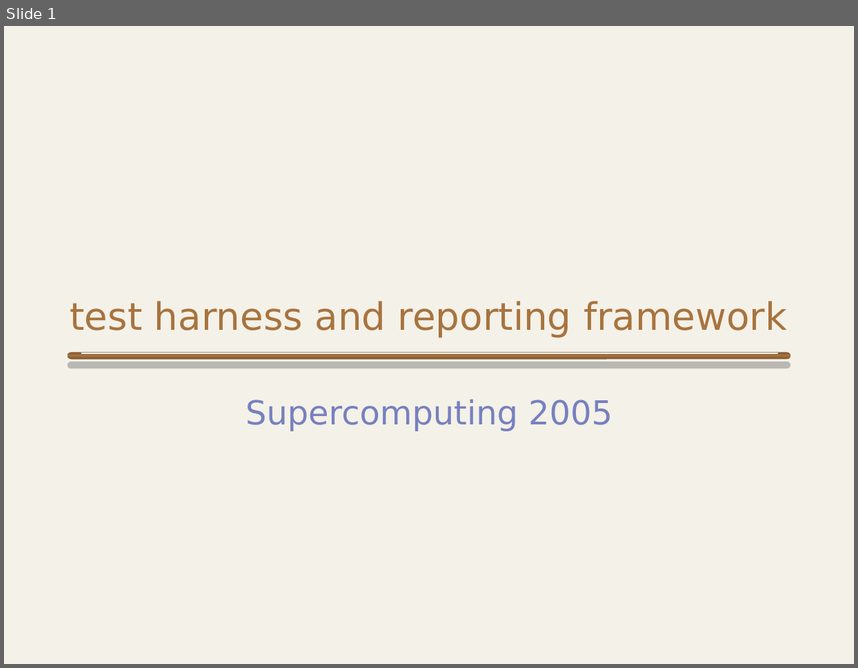
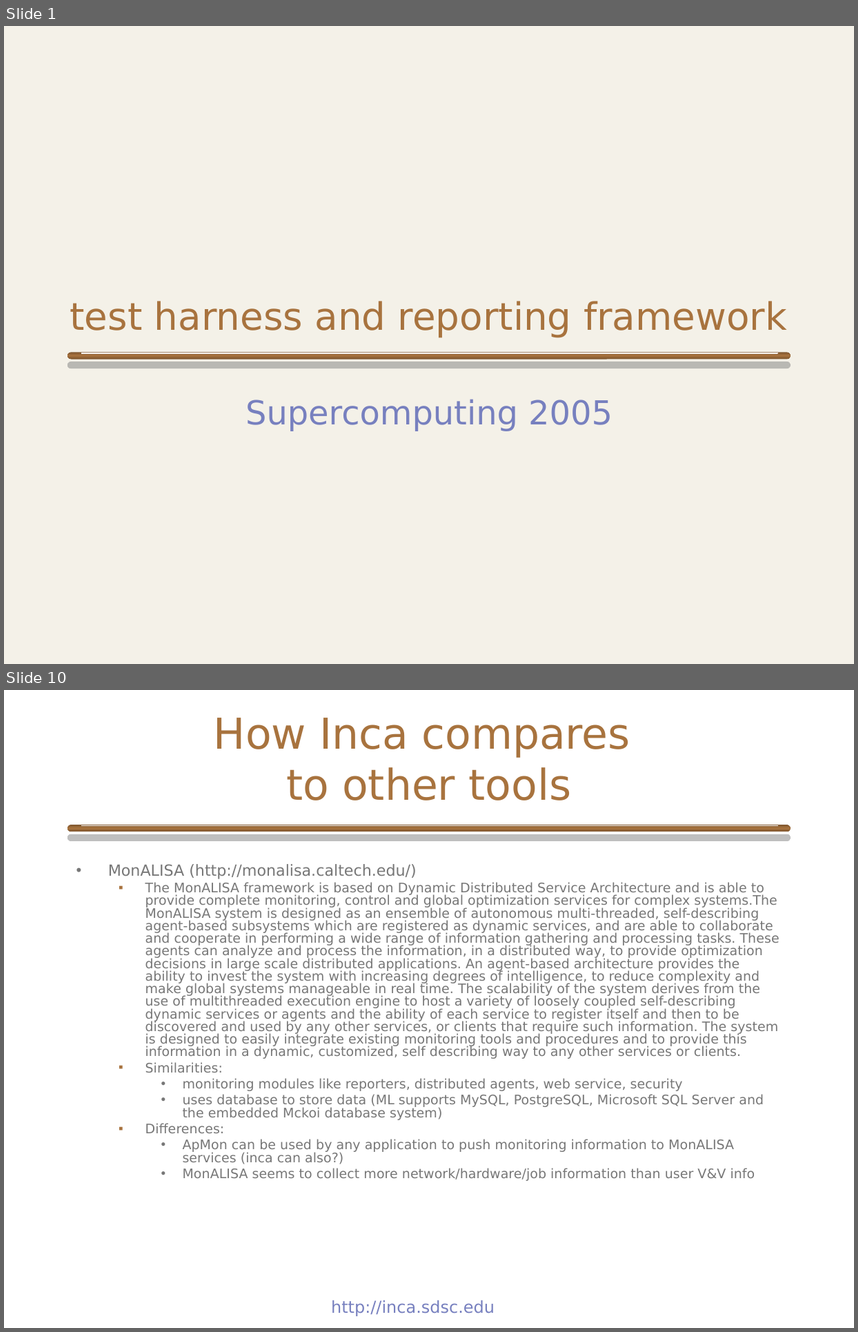
Before and after one commit to IncaProject/inca-xsede, a slide deck: talks/inca_sc05.ppt. Shown one above the other, each under a label of ours: slide 1 before the commit, slides 1 and 10 after it; the slides between them are not shown. The pictures are 858x668 and 858x1332 pixels, drawn with LibreOffice and Linux fonts; fonts in the diff are those of the drawing; background and template pictures are left out. Boxes give left, top, right and bottom in pixels: in the first picture for what was removed or moved away, otherwise in the second. Text is boxed around its words. In the diff, an @@ line names an element or a change of style, - is before the commit and + after.

Commit message:
added monalisa info, small edits and rearranging slides

```diff
--- a/talks/inca_sc05.ppt
+++ b/talks/inca_sc05.ppt
@@ slide 10 added at <box>4,690,854,1328</box>, background #FFFFFF @@
@@ title added at <box>214,718,631,800</box>, 36 pt, text #A8733E @@
+How Inca compares
+to other tools
@@ rounded rectangle added at <box>67,825,791,831</box>, fill gradient #7C542D to #A8733E @@
@@ rounded rectangle added at <box>81,825,778,826</box>, fill gradient #A8733E to #FFFFFF @@
@@ text added at <box>108,864,780,1181</box>, 11.1 pt, text #777777 @@
+• MonALISA (http://monalisa.caltech.edu/)
+  ▪ The MonALISA framework is based on Dynamic Distributed Service Architecture and is able to provide complete monitoring, control and global optimization services for complex systems.The MonALISA system is designed as an ensemble of autonomous multi-threaded, self-describing agent-based subsystems which are registered as dynamic services, and are able to collaborate and cooperate in performing a wide range of information gathering and processing tasks. These agents can analyze and process the information, in a distributed way, to provide optimization decisions in large scale distributed applications. An agent-based architecture provides the ability to invest the system with increasing degrees of intelligence, to reduce complexity and make global systems manageable in real time. The scalability of the system derives from the use of multithreaded execution engine to host a variety of loosely coupled self-describing dynamic services or agents and the ability of each service to register itself and then to be discovered and used by any other services, or clients that require such information. The system is designed to easily integrate existing monitoring tools and procedures and to provide this information in a dynamic, customized, self describing way to any other services or clients.
+  ▪ Similarities:
+    • monitoring modules like reporters, distributed agents, web service, security
+    • uses database to store data (ML supports MySQL, PostgreSQL, Microsoft SQL Server and the embedded Mckoi database system)
+  ▪ Differences:
+    • ApMon can be used by any application to push monitoring information to MonALISA services (inca can also?)
+    • MonALISA seems to collect more network/hardware/job information than user V&V info
@@ text added at <box>331,1300,495,1316</box>, 14 pt, text #7780BF @@
+http://inca.sdsc.edu
```
Also in this commit, not shown: 12 slides changed, 1 other slide added.
